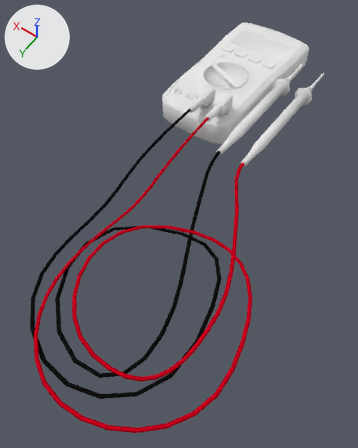
The Blender file vl.vlabs.com.ua/models/digitalMultimeterFluke17B/digitalMultimeterFluke17B.blend, before and after one commit.
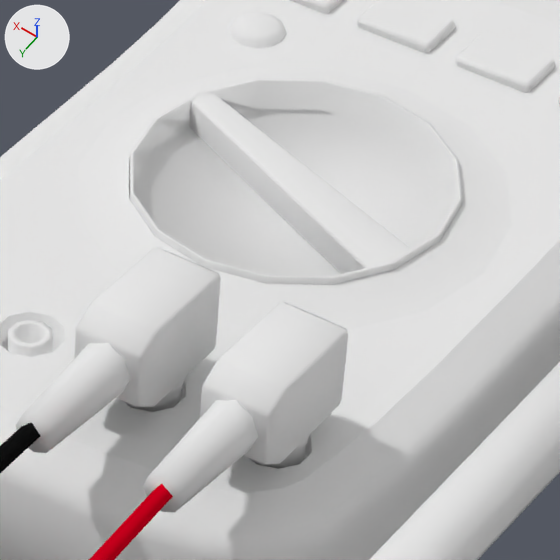
Old and new are each drawn whole from a 50 mm lens placed at (-0.2144, 0.3141, 0.3268), pointed at (-0.0558, 0.092, -0.0221) and again close up on the part from 52% to 73% of the width and 11% to 28% of the height. Every picture has the same lights, and +X, +Y and +Z are marked at upper left.

Script lines for the objects in view, before the commit:
```python
ob_digitalmultimeterfluke17bonoffbutton = bpy.data.objects.new('digitalMultimeterFluke17BOnOffButton', me_digitalmultimeterfluke17bonoffbuttongeometry)
ob_digitalmultimeterfluke17bonoffbutton.parent = ob_digitalmultimeterfluke17b
ob_digitalmultimeterfluke17bonoffbutton.location = (0.0261, -0.101, 0.0133)
ob_digitalmultimeterfluke17bonoffbutton.rotation_euler = (0.0, 0.0, -3.142)  # degrees (0, 0, -180)
ob_digitalmultimeterfluke17bprobeblackmale = bpy.data.objects.new('digitalMultimeterFluke17BProbeBlackMale', me_digitalmultimeterfluke17bprobeblackmalegeometry)
ob_digitalmultimeterfluke17bprobeblackmale.parent = ob_digitalmultimeterfluke17b
ob_digitalmultimeterfluke17bprobeblackmale.location = (-0.00685, 0.00495, 0.0246)
ob_digitalmultimeterfluke17bprobeblackmale.rotation_euler = (-3.142, -1.571, 0.0)  # degrees (-180, -90, 0)
ob_digitalmultimeterfluke17bswitch = bpy.data.objects.new('digitalMultimeterFluke17BSwitch', me_digitalmultimeterfluke17bswitchgeometry)
ob_digitalmultimeterfluke17bswitch.parent = ob_digitalmultimeterfluke17b
ob_digitalmultimeterfluke17bswitch.location = (0.000565, -0.0703, 0.0124)
ob_digitalmultimeterfluke17bswitch.rotation_euler = (0.0, 0.0, -3.142)  # degrees (0, 0, -180)
# also in view: 'digitalMultimeterFluke17BScreen' at (0.0002, -0.1433, 0.0135); 'digitalMultimeterFluke17BProbeRedMale' at (-0.0265, -0.0128, 0.0149); 'digitalMultimeterFluke17BRelButton' at (-0.0079, -0.1147, 0.0145); 'digitalMultimeterFluke17BRangeButton' at (0.009, -0.1147, 0.0145); 'digitalMultimeterFluke17BBlackWire' at (-0.0742, 0.133, 0.0182)
```
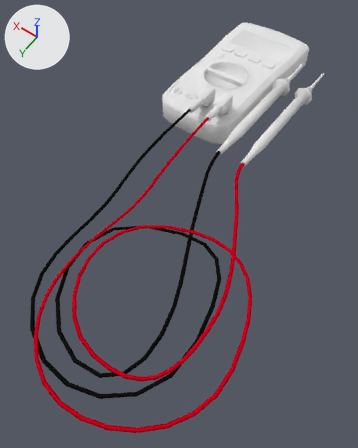
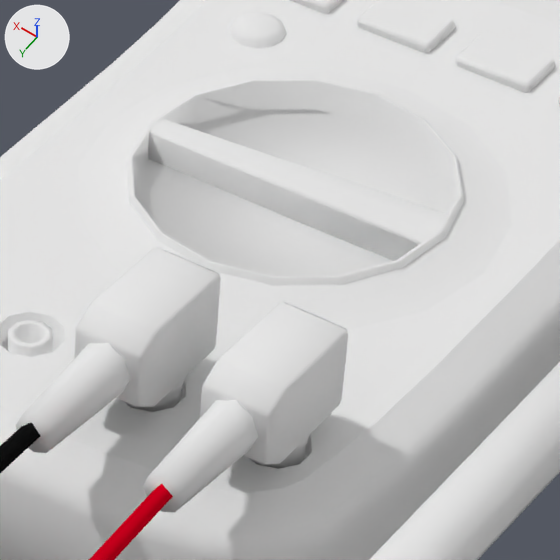
Pixel boxes [x1, y1, x2, y2] of what changed, in the close-ups (560 x 560 px; the box of a moved part takes in the faces that stretch with it):
'digitalMultimeterFluke17BSwitch', reshaped, turned
    before: [129, 79, 462, 285]
    after: [127, 79, 464, 286]
part 1 of me_digitalmultimeterfluke17bswitchgeometry, moved or reshaped
    before: [129, 166, 462, 285]
    after: [127, 158, 464, 286]

Diff of the bpy script that builds the scene:
```diff
--- a/vl.vlabs.com.ua/models/digitalMultimeterFluke17B/digitalMultimeterFluke17B.blend.py
+++ b/vl.vlabs.com.ua/models/digitalMultimeterFluke17B/digitalMultimeterFluke17B.blend.py
@@ me_digitalmultimeterfluke17bswitchgeometry @@
 me_digitalmultimeterfluke17bswitchgeometry.from_pydata(...)  # 82 vertices, 68 faces; spans x -0.0236..0.0236, y -0.0236..0.0236, z -0.0002..0.0046
 # used by ob_digitalmultimeterfluke17bswitch; parent = ob_digitalmultimeterfluke17b; location = (0.000565, -0.0703, 0.0124); rotation_euler = (0.0, 0.0, -3.142), in degrees (0, 0, -180)
+# me_digitalmultimeterfluke17bswitchgeometry part 1: all 16 vertices in x -0.0236..0.0236, y -0.0236..0.0236, z 0.0012 are scaled about their middle by (1.04, 1.04, 1)
 me_digitalmultimeterfluke17bswitchgeometry.materials.append(mat_digitalmultimeterfluke17bmaterial)
@@ ob_digitalmultimeterfluke17bswitch @@
 ob_digitalmultimeterfluke17bswitch.location = (0.000565, -0.0703, 0.0124)
-ob_digitalmultimeterfluke17bswitch.rotation_euler = (0.0, 0.0, -3.142)  # degrees (0, 0, -180)
+ob_digitalmultimeterfluke17bswitch.rotation_euler = (0.0, 0.0, -2.71)  # degrees (0, 0, -155)
 _m = ob_digitalmultimeterfluke17bswitch.modifiers.new('Boolean', 'BOOLEAN')
```
